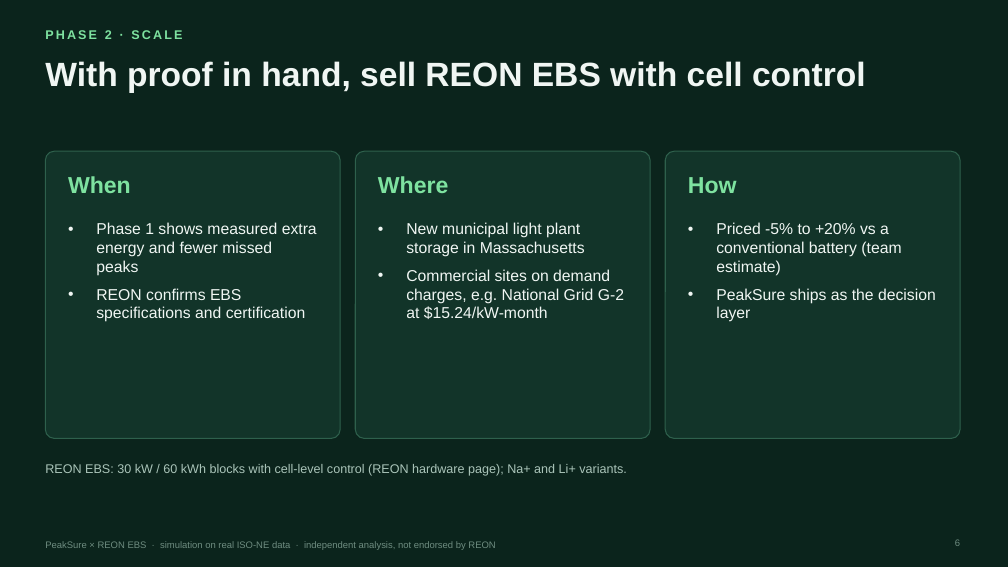
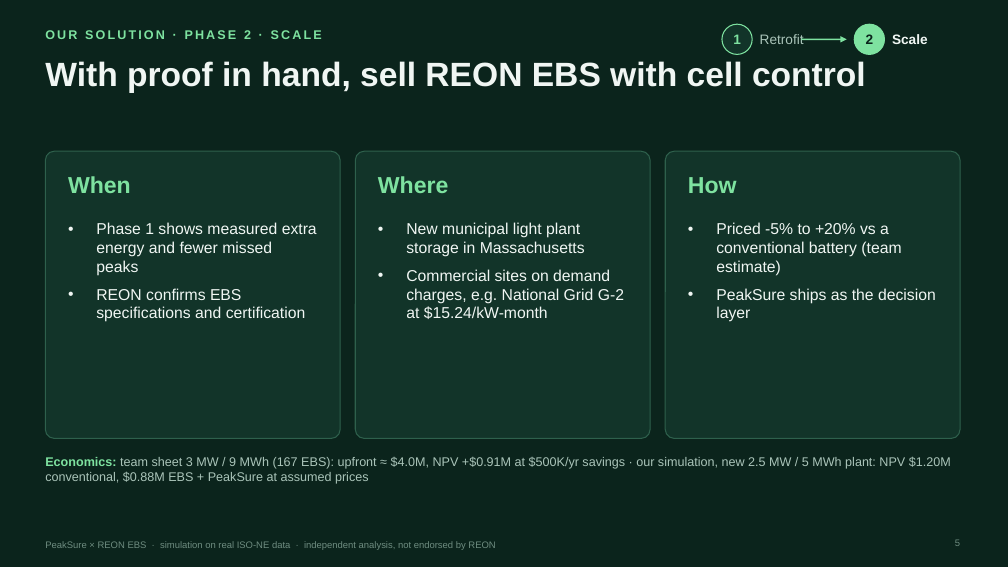
Before and after one commit to Bakdaulet-omeraiuly/peaksure, a slide deck: slide 5 of submission/PeakSure_deck.pptx (slide 6 before the commit). Drawn at 1008x567 pixels with LibreOffice and Linux fonts; fonts in the diff are those of the drawing. Boxes give left, top, right and bottom in pixels: in the first picture for what was removed or moved away, otherwise in the second. Text is boxed around its words. In the diff, an @@ line names an element or a change of style, - is before the commit and + after.

```diff
--- a/submission/PeakSure_deck.pptx
+++ b/submission/PeakSure_deck.pptx
@@ ellipse added at bbox=[722, 24, 752, 54], fill #123429, outline #7EE2A0 1 pt @@
@@ ellipse added at bbox=[854, 24, 885, 54], fill #7EE2A0, outline #7EE2A0 1 pt @@
@@ text at bbox=[45, 30, 322, 39]: text changed @@
-PHASE 2 · SCALE
+OUR SOLUTION · PHASE 2 · SCALE
@@ text added at bbox=[733, 34, 741, 44], 13 pt, text #7EE2A0, bold @@
+1
@@ text added at bbox=[760, 34, 804, 44], 13 pt, text #AAC4B9 @@
+Retrofit
@@ arrow added from (802, 39) to (847, 39), #7EE2A0 1.5 pt @@
@@ text added at bbox=[866, 34, 874, 44], 13 pt, text #0B241C, bold @@
+2
@@ text added at bbox=[892, 34, 928, 44], 13 pt, text #F0F6F3, bold @@
+Scale
@@ text removed at bbox=[45, 464, 627, 476] @@
-REON EBS: 30 kW / 60 kWh blocks with cell-level control (REON hardware page); Na+ and Li+ variants.
@@ text added at bbox=[45, 457, 951, 484], 12 pt, text #AAC4B9 @@
+Economics: team sheet 3 MW / 9 MWh (167 EBS): upfront ≈ $4.0M, NPV +$0.91M at $500K/yr savings · our simulation, new 2.5 MW / 5 MWh plant: NPV $1.20M conventional, $0.88M EBS + PeakSure at assumed prices
```
Also in this commit, not shown: 5 other slides changed, 2 slides removed, 3 other files.
